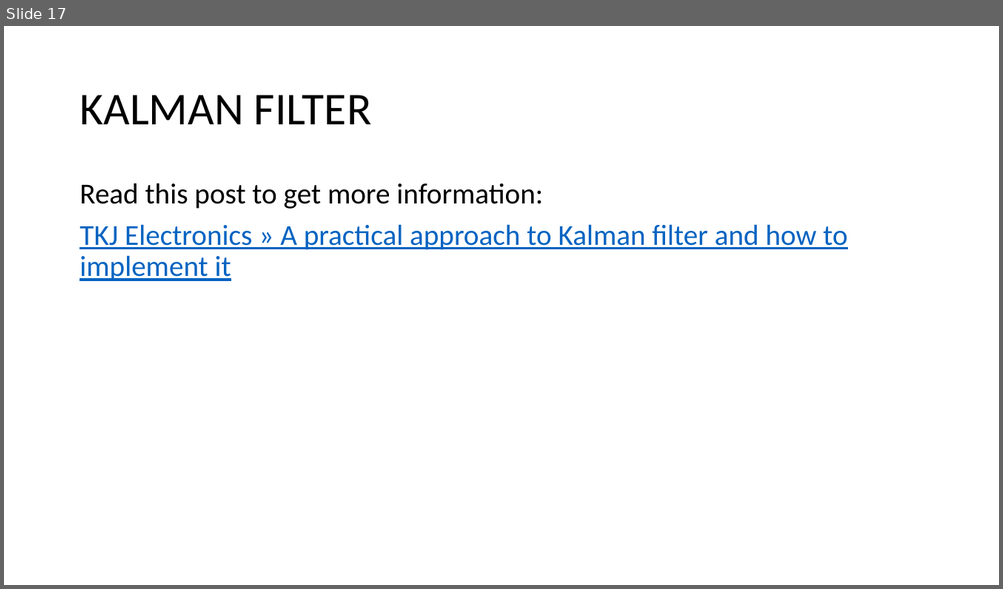
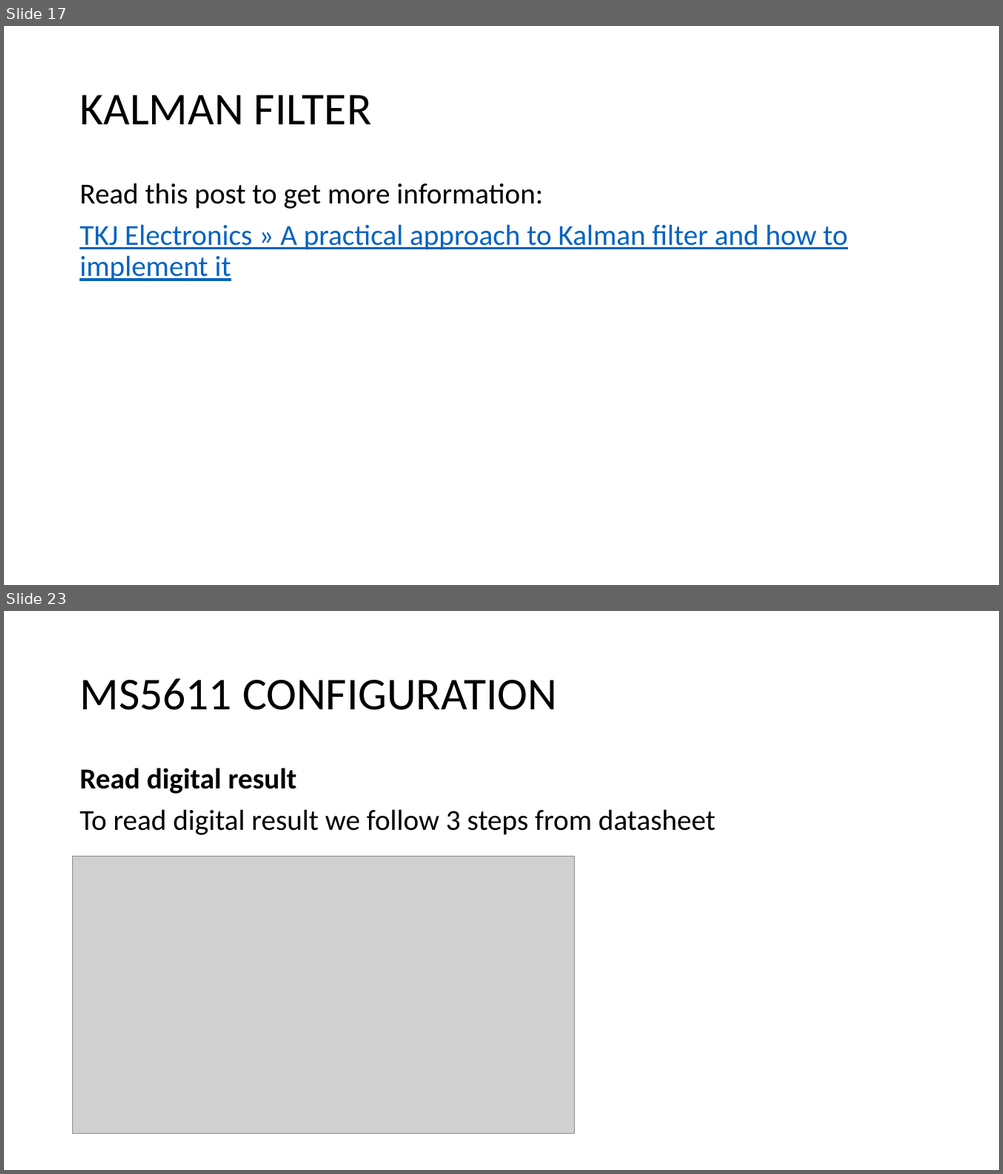
Before and after one commit to HIDER-ROOT/GY-86-for-raspi, a slide deck: Theory.pptx. Shown one above the other, each under a label of ours: slide 17 before the commit, slides 17 and 23 after it; the slides between them are not shown. The pictures are 1003x589 and 1003x1174 pixels, drawn with LibreOffice and Linux fonts; fonts in the diff are those of the drawing; grey boxes stand for pictures. Boxes give left, top, right and bottom in pixels: in the first picture for what was removed or moved away, otherwise in the second. Text is boxed around its words. In the diff, an @@ line names an element or a change of style, - is before the commit and + after.

```diff
--- a/Theory.pptx
+++ b/Theory.pptx
@@ slide 23 added at <box>4,611,999,1170</box>, background #FFFFFF @@
@@ title added at <box>79,678,557,710</box>, 44 pt, text #000000 @@
+MS5611 CONFIGURATION
@@ text added at <box>79,768,715,835</box>, 28 pt, text #000000 @@
+Read digital result
+To read digital result we follow 3 steps from datasheet
@@ picture added at <box>73,857,574,1135</box> @@
```
Also in this commit, not shown: 10 other slides added, 2 other files.
